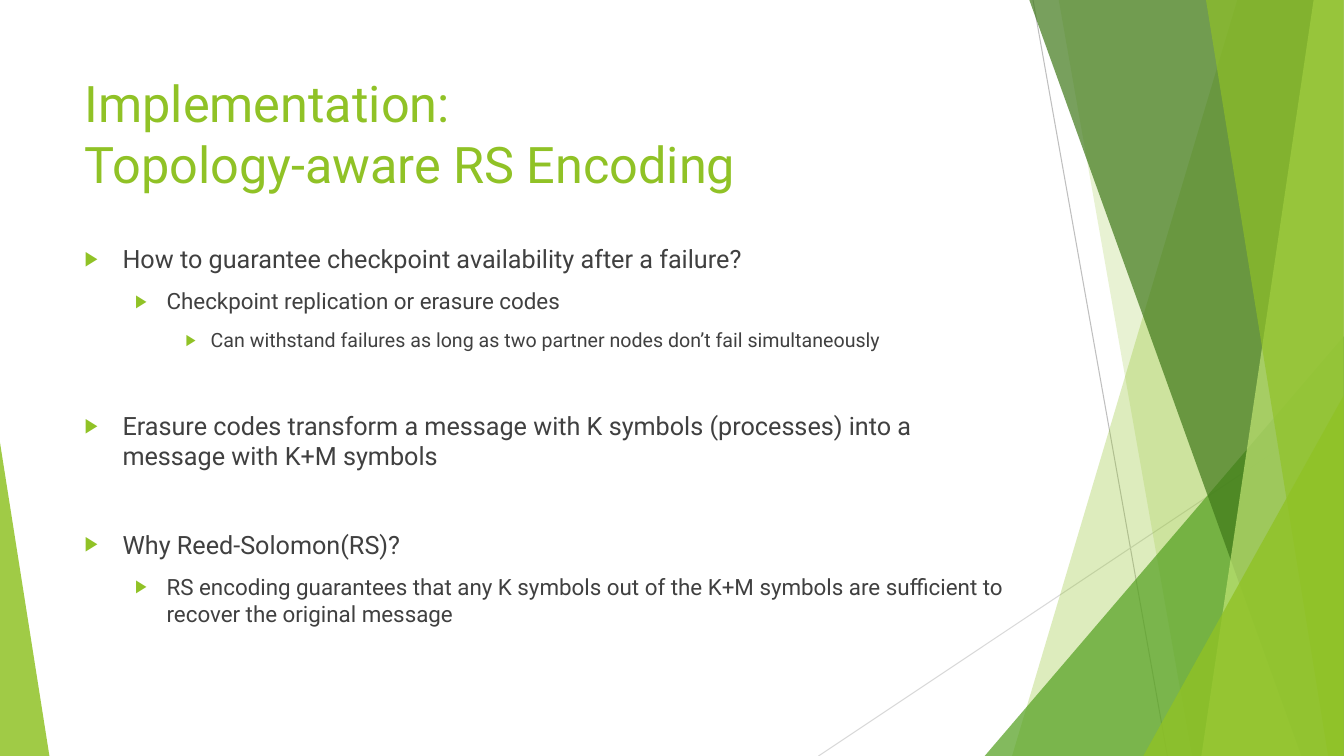
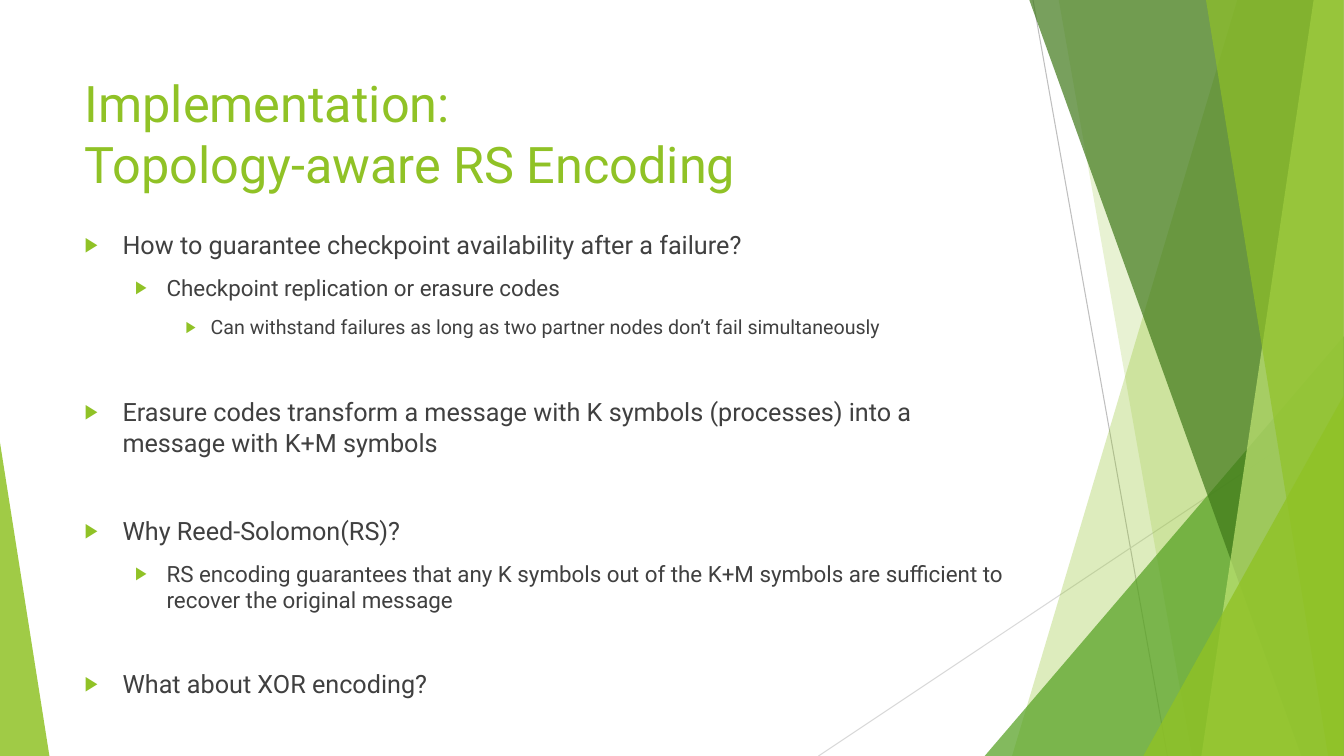
Before and after one commit to epaulz/fall2018, a slide deck: slide 12 of 4820/presentation/epaulz_fti-presentation.pptx. Drawn at 1344x756 pixels with LibreOffice and Linux fonts; fonts in the diff are those of the drawing. Boxes give left, top, right and bottom in pixels: in the first picture for what was removed or moved away, otherwise in the second. Text is boxed around its words. In the diff, an @@ line names an element or a change of style, - is before the commit and + after.

```diff
--- a/4820/presentation/epaulz_fti-presentation.pptx
+++ b/4820/presentation/epaulz_fti-presentation.pptx
@@ text "How to guarantee checkpoint availability ...": place and size @@
-text "How to guarantee checkpoint availability ..." at [123,249,1003,627]
+text "How to guarantee checkpoint availability ..." at [123,235,1003,699]
@@ text at [123,674,427,699]: paragraph added @@
+▶ What about XOR encoding?
```
Also in this commit, not shown: 2 other slides changed, 1 slide added, 8 other files.
